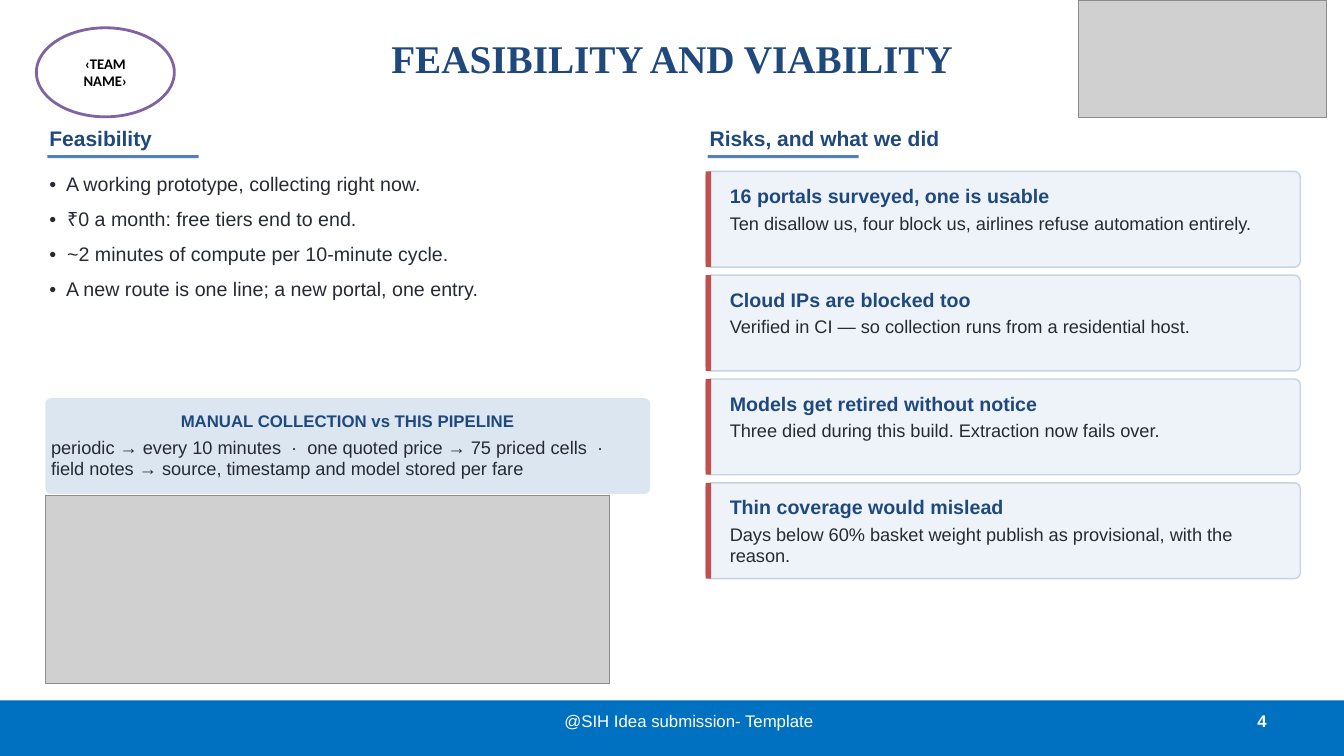
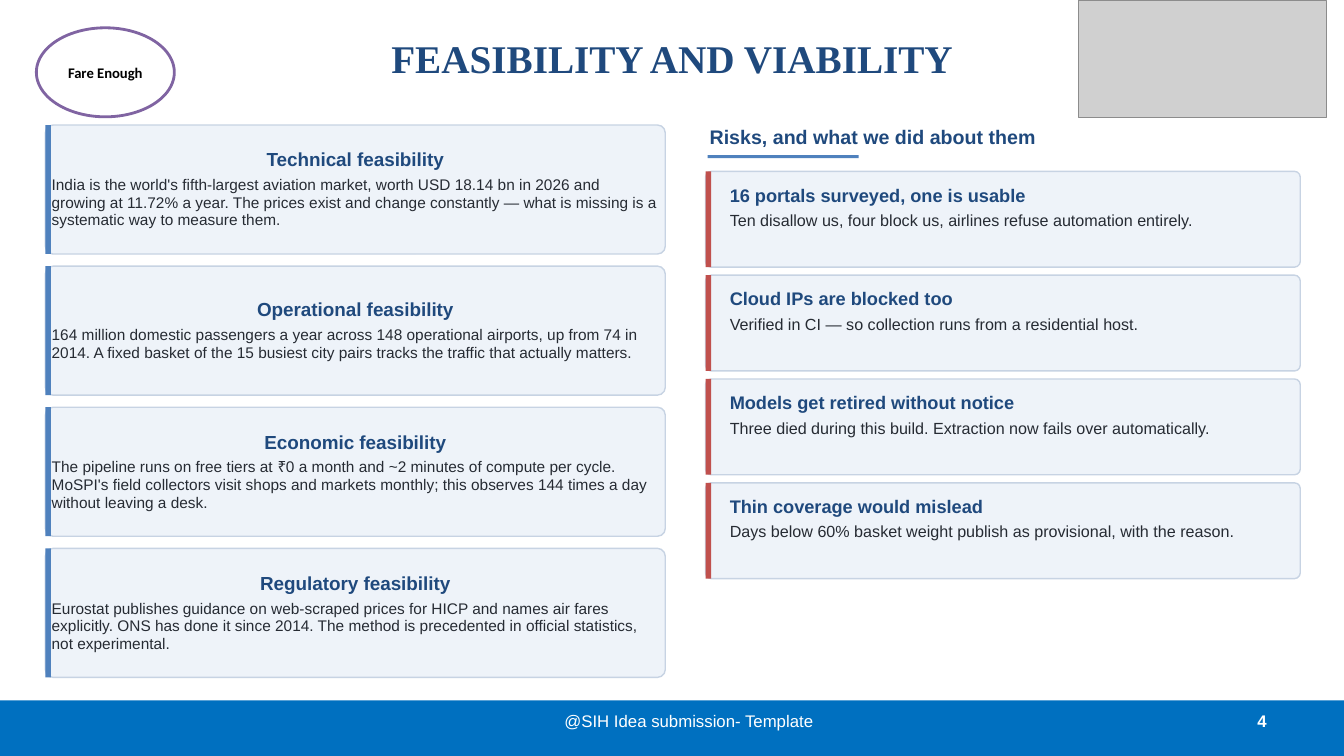
Before and after one commit to BradCage-afk/sih-2026-airfare-index, a slide deck: slide 4 of SIH26056-Idea-Presentation.pptx. Drawn at 1344x756 pixels with LibreOffice and Linux fonts; fonts in the diff are those of the drawing; grey boxes stand for pictures. Boxes give left, top, right and bottom in pixels: in the first picture for what was removed or moved away, otherwise in the second. Text is boxed around its words. In the diff, an @@ line names an element or a change of style, - is before the commit and + after.

```diff
--- a/SIH26056-Idea-Presentation.pptx
+++ b/SIH26056-Idea-Presentation.pptx
@@ text in ellipse at bbox=[68, 67, 142, 81]: text changed @@
-‹TEAM NAME›
+Fare Enough
@@ rounded rectangle added at bbox=[45, 125, 665, 254], fill #EEF3F9, outline #C7D3E3 1 pt, 11 pt, text #262B33 @@
+Technical feasibility
+India is the world's fifth-largest aviation market, worth USD 18.14 bn in 2026 and growing at 11.72% a year. The prices exist and change constantly — what is missing is a systematic way to measure them.
@@ rectangle added at bbox=[45, 125, 51, 254], fill #4F81BD @@
@@ text removed at bbox=[49, 130, 152, 150] @@
-Feasibility
@@ text at bbox=[710, 129, 1036, 147]: text changed; size 15 to 14 pt @@
-Risks, and what we did
+Risks, and what we did about them
@@ rectangle removed at bbox=[47, 155, 199, 158] @@
@@ text removed at bbox=[66, 176, 478, 300] @@
-• A working prototype, collecting right now.
-• ₹0 a month: free tiers end to end.
-• ~2 minutes of compute per 10-minute cycle.
-• A new route is one line; a new portal, one entry.
@@ text "16 portals surveyed, one is ..." at bbox=[730, 188, 1192, 230]: size 14 to 13 pt in "16 portals surveyed, one is usable"; size 13 to 11.5 pt in "Ten disallow us, four block us, airlines ..." @@
@@ rounded rectangle added at bbox=[45, 266, 665, 395], fill #EEF3F9, outline #C7D3E3 1 pt, 11 pt, text #262B33 @@
+Operational feasibility
+164 million domestic passengers a year across 148 operational airports, up from 74 in 2014. A fixed basket of the 15 busiest city pairs tracks the traffic that actually matters.
@@ rectangle added at bbox=[45, 266, 51, 395], fill #4F81BD @@
@@ text "Cloud IPs are blocked too" at bbox=[730, 291, 1138, 330]: size 14 to 13 pt in "Cloud IPs are blocked too"; size 13 to 11.5 pt in "Verified in CI — so collection runs ..." @@
@@ rounded rectangle removed at bbox=[45, 398, 650, 494] @@
-MANUAL COLLECTION vs THIS PIPELINE
-periodic → every 10 minutes · one quoted price → 75 priced cells · field notes → source, timestamp and model stored per fare
@@ rounded rectangle added at bbox=[45, 407, 665, 536], fill #EEF3F9, outline #C7D3E3 1 pt, 11 pt, text #262B33 @@
+Economic feasibility
+The pipeline runs on free tiers at ₹0 a month and ~2 minutes of compute per cycle. MoSPI's field collectors visit shops and markets monthly; this observes 144 times a day without leaving a desk.
@@ rectangle added at bbox=[45, 407, 51, 536], fill #4F81BD @@
@@ text at bbox=[730, 395, 1014, 413]: size 14 to 13 pt in "Models get retired without notice" @@
@@ text at bbox=[730, 422, 1209, 438]: text changed; size 13 to 11.5 pt @@
-Three died during this build. Extraction now fails over.
+Three died during this build. Extraction now fails over automatically.
@@ picture removed at bbox=[45, 496, 610, 684] @@
@@ text "Thin coverage would mislead" at bbox=[730, 499, 1234, 541]: size 14 to 13 pt in "Thin coverage would mislead"; size 13 to 11.5 pt in "Days below 60% basket weight publish as ..." @@
@@ rounded rectangle added at bbox=[45, 548, 665, 678], fill #EEF3F9, outline #C7D3E3 1 pt, 11 pt, text #262B33 @@
+Regulatory feasibility
+Eurostat publishes guidance on web-scraped prices for HICP and names air fares explicitly. ONS has done it since 2014. The method is precedented in official statistics, not experimental.
@@ rectangle added at bbox=[45, 548, 51, 678], fill #4F81BD @@
```
Also in this commit, not shown: 5 other slides changed, 5 other files.
